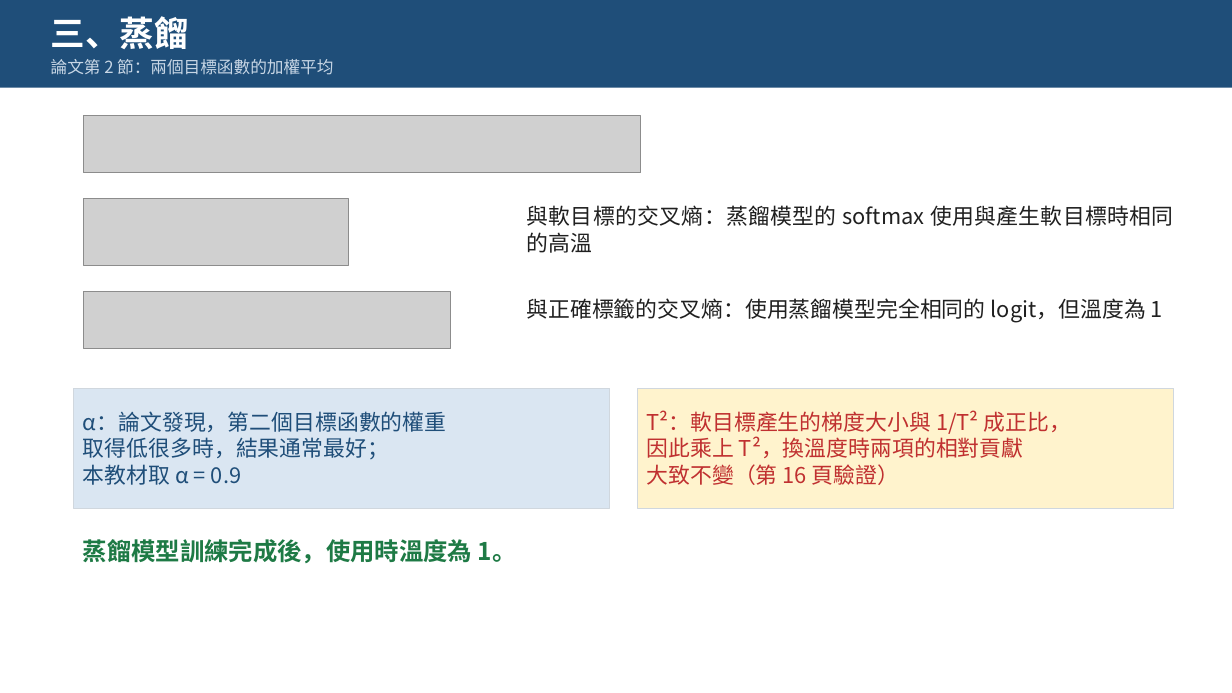
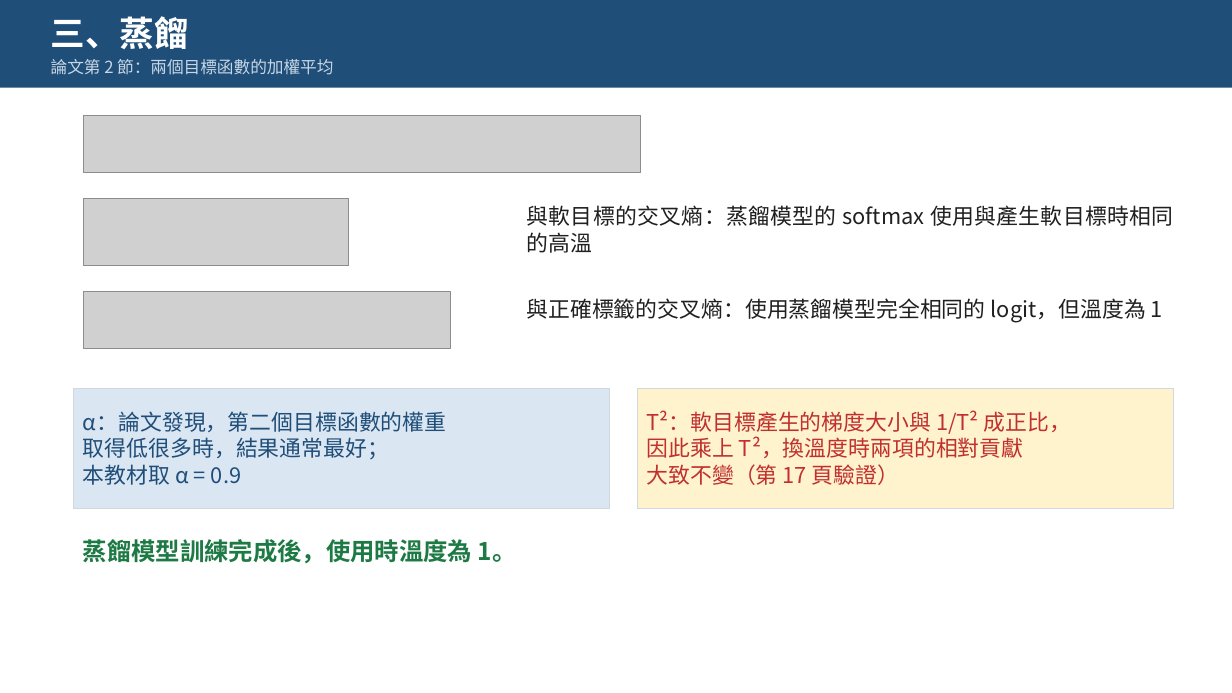
Before and after one commit to pychang-ai/115-1_DLMA, a slide deck: slide 13 of topics/knowledge-distillation/課外主題_知識蒸餾.pptx (slide 12 before the commit). Drawn at 1232x693 pixels with LibreOffice and Linux fonts; fonts in the diff are those of the drawing; grey boxes stand for pictures. Boxes give left, top, right and bottom in pixels: in the first picture for what was removed or moved away, otherwise in the second. Text is boxed around its words. In the diff, an @@ line names an element or a change of style, - is before the commit and + after.

```diff
--- a/topics/knowledge-distillation/課外主題_知識蒸餾.pptx
+++ b/topics/knowledge-distillation/課外主題_知識蒸餾.pptx
@@ text in rectangle at (x1=647, y1=464, x2=899, y2=485): text changed @@
-大致不變（第 16 頁驗證）
+大致不變（第 17 頁驗證）
```
Also in this commit, not shown: 4 other slides changed, 1 slide added, 1 other file.
